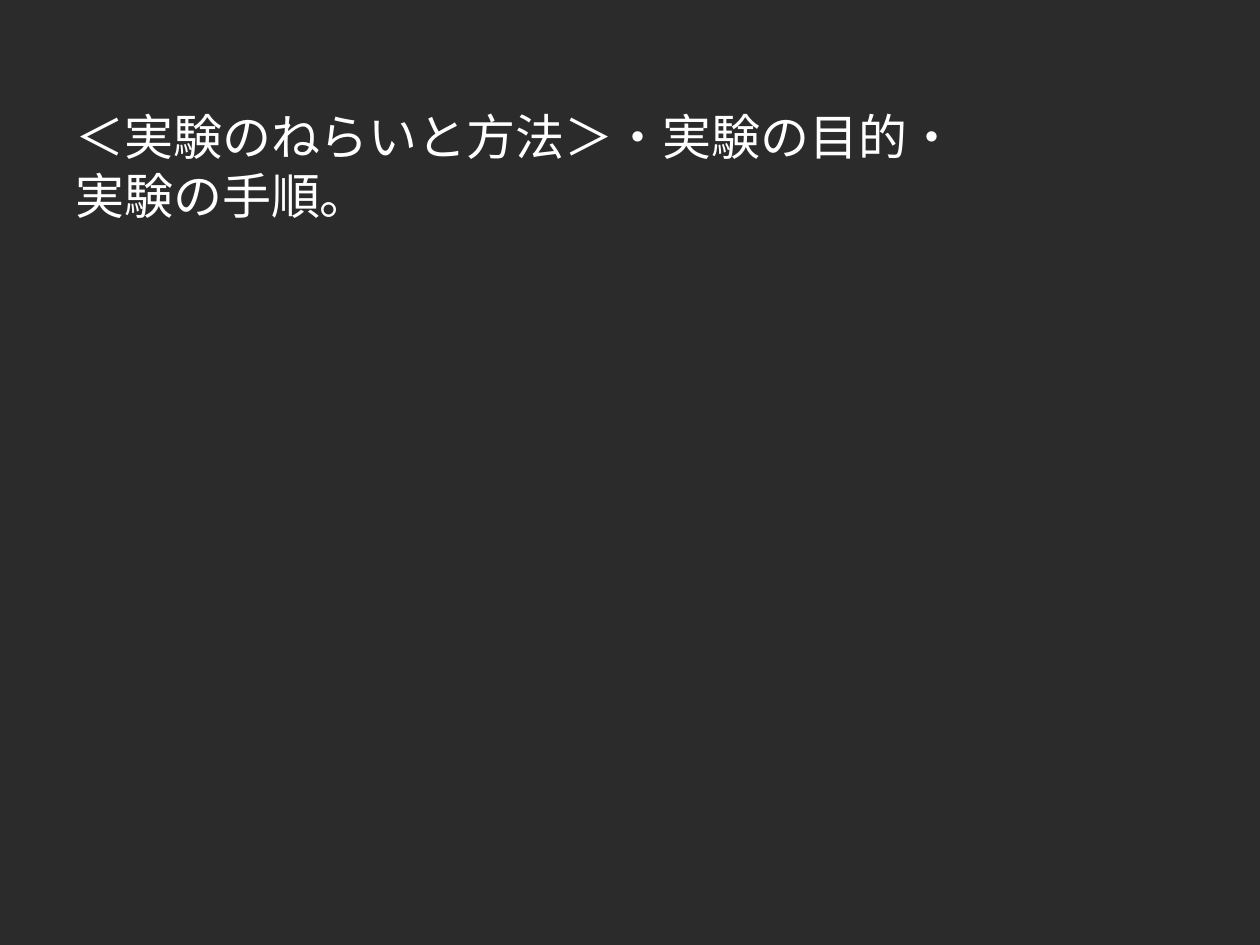
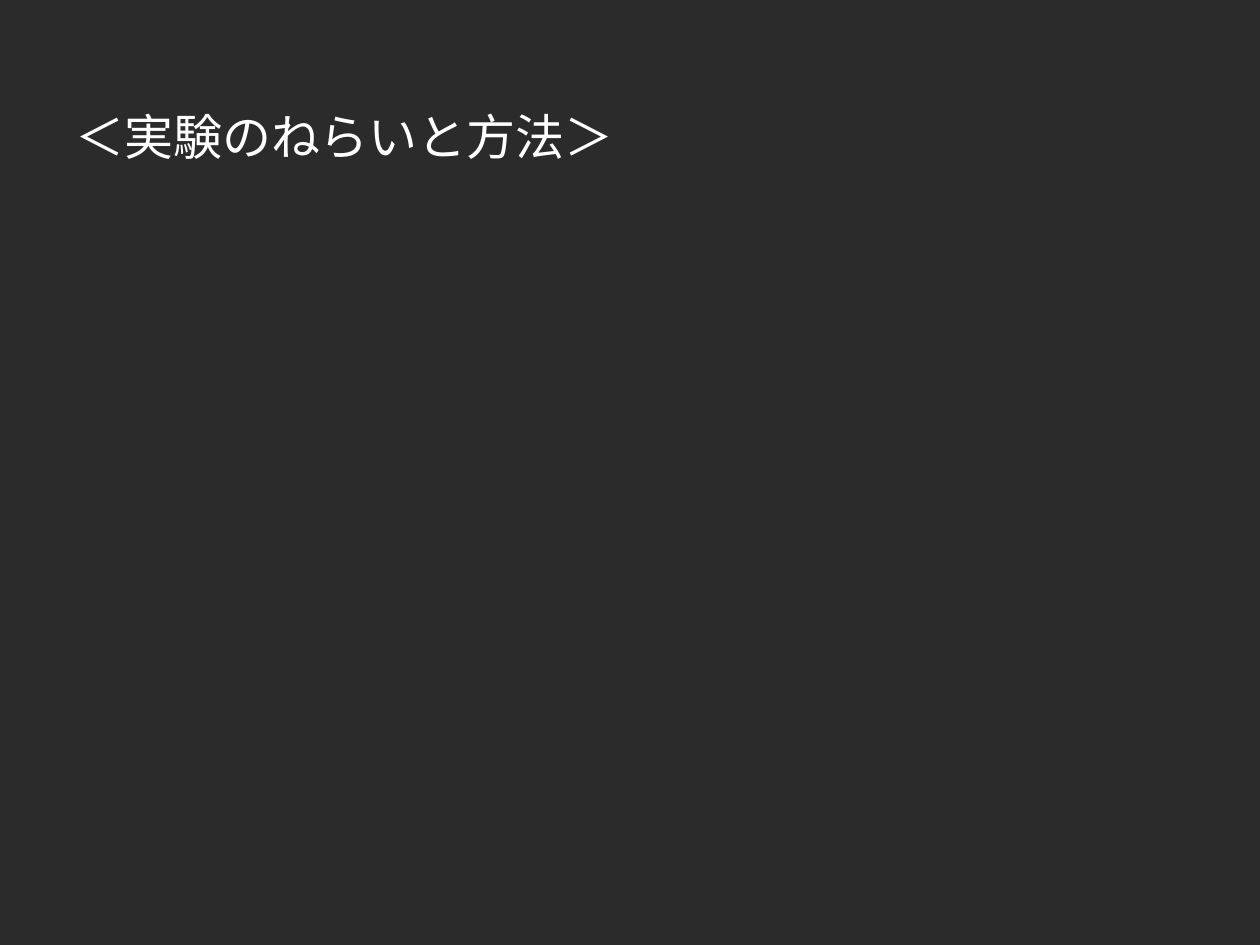
Before and after one commit to moriten0318/AITeacher_python, a slide deck: slide 3 of test_presentation.pptx. Drawn at 1260x945 pixels with LibreOffice and Linux fonts; fonts in the diff are those of the drawing; background and template pictures are left out; a plain dark background stands for a picture behind light text. Boxes give left, top, right and bottom in pixels: in the first picture for what was removed or moved away, otherwise in the second. Text is boxed around its words. In the diff, an @@ line names an element or a change of style, - is before the commit and + after.

```diff
--- a/test_presentation.pptx
+++ b/test_presentation.pptx
@@ text at box(75, 113, 613, 159): text changed @@
-＜実験のねらいと方法＞・実験の目的・
-実験の手順。
+＜実験のねらいと方法＞
```
Also in this commit, not shown: 6 other slides changed, 1 slide added, 54 other files.
